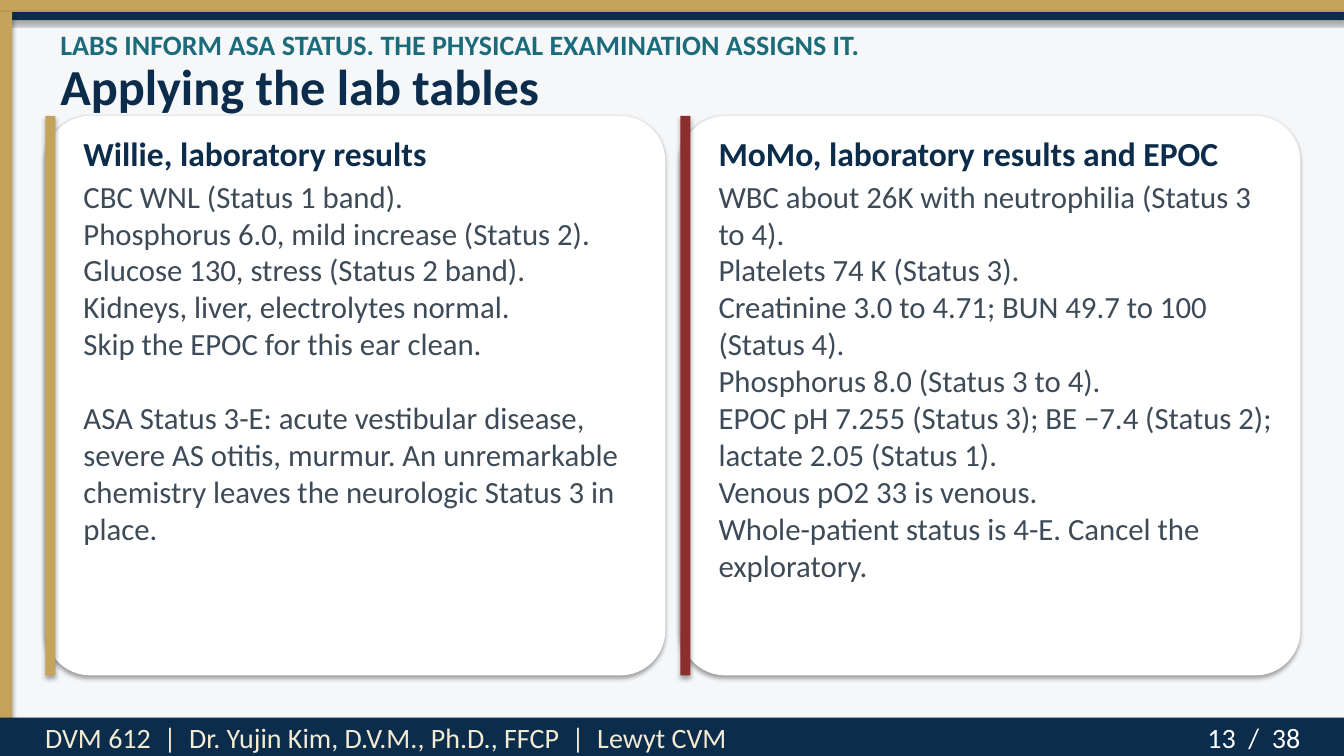
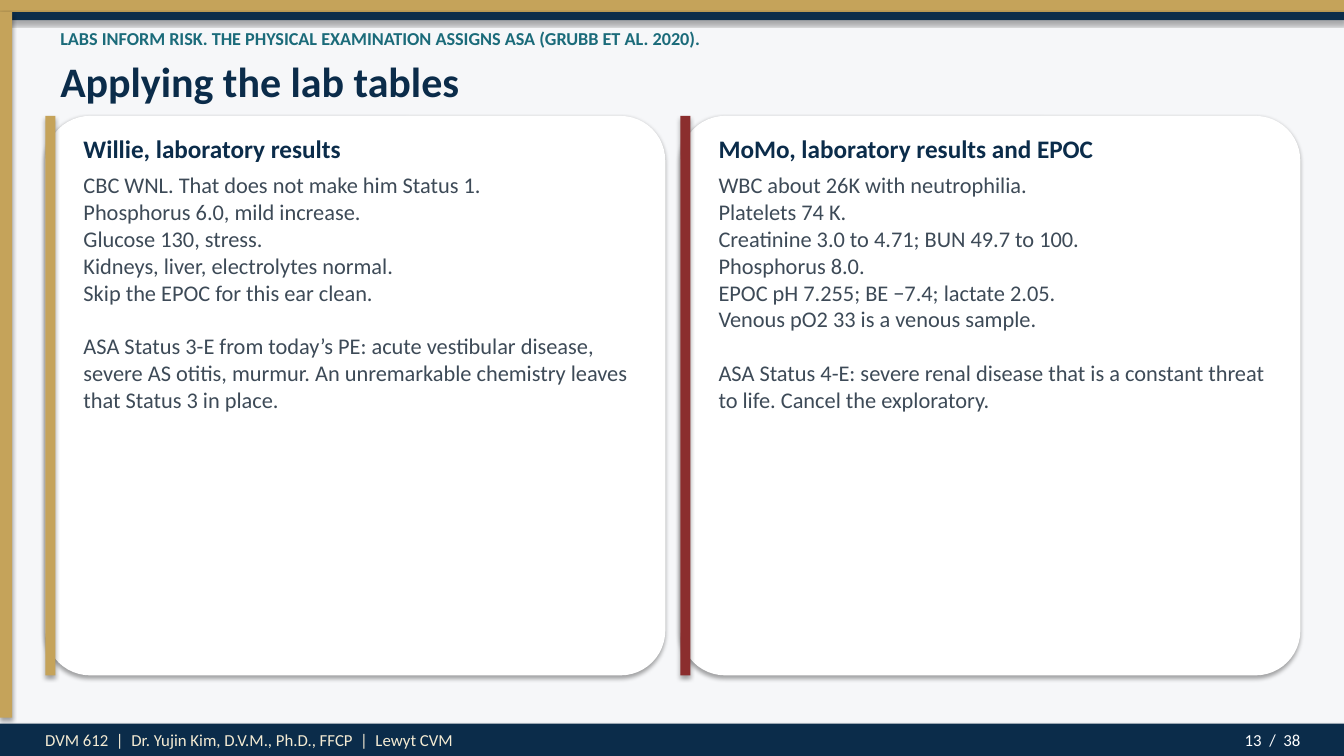
Before and after one commit to drkimvet/happycare, a slide deck: slide 13 of lectures/DVM-612_Week4_Preop_PatientPrep_Postop.pptx. Drawn at 1344x756 pixels with LibreOffice and Linux fonts; fonts in the diff are those of the drawing. Boxes give left, top, right and bottom in pixels: in the first picture for what was removed or moved away, otherwise in the second. Text is boxed around its words. In the diff, an @@ line names an element or a change of style, - is before the commit and + after.

```diff
--- a/lectures/DVM-612_Week4_Preop_PatientPrep_Postop.pptx
+++ b/lectures/DVM-612_Week4_Preop_PatientPrep_Postop.pptx
@@ text "Applying the lab tables" at [60,67,459,104]: size 36 to 30 pt @@
@@ text at [60,31,700,48]: text changed; size 20 to 13 pt @@
-LABS INFORM ASA STATUS. THE PHYSICAL EXAMINATION ASSIGNS IT.
+LABS INFORM RISK. THE PHYSICAL EXAMINATION ASSIGNS ASA (GRUBB ET AL. 2020).
@@ text "Willie, laboratory results" at [83,140,341,162]: size 24 to 18 pt @@
@@ text "MoMo, laboratory results and EPOC" at [719,140,1093,162]: size 24 to 18 pt @@
@@ text at [83,177,627,412]: text changed; size 22 to 16 pt @@
-CBC WNL (Status 1 band).
-Phosphorus 6.0, mild increase (Status 2).
-Glucose 130, stress (Status 2 band).
-Kidneys, liver, electrolytes normal.
-Skip the EPOC for this ear clean.
-ASA Status 3-E: acute vestibular disease, severe AS otitis, murmur. An unremarkable chemistry leaves the neurologic Status 3 in place.
+CBC WNL. That does not make him Status 1.
+Phosphorus 6.0, mild increase.
+Glucose 130, stress.
+Kidneys, liver, electrolytes normal.
+Skip the EPOC for this ear clean.
+ASA Status 3-E from today’s PE: acute vestibular disease, severe AS otitis, murmur. An unremarkable chemistry leaves that Status 3 in place.
@@ text at [719,177,1264,412]: text changed; size 22 to 16 pt @@
-WBC about 26K with neutrophilia (Status 3 to 4).
-Platelets 74 K (Status 3).
-Creatinine 3.0 to 4.71; BUN 49.7 to 100 (Status 4).
-Phosphorus 8.0 (Status 3 to 4).
-EPOC pH 7.255 (Status 3); BE −7.4 (Status 2); lactate 2.05 (Status 1).
-Venous pO2 33 is venous.
-Whole-patient status is 4-E. Cancel the exploratory.
+WBC about 26K with neutrophilia.
+Platelets 74 K.
+Creatinine 3.0 to 4.71; BUN 49.7 to 100.
+Phosphorus 8.0.
+EPOC pH 7.255; BE −7.4; lactate 2.05.
+Venous pO2 33 is a venous sample.
+ASA Status 4-E: severe renal disease that is a constant threat to life. Cancel the exploratory.
@@ rectangle: place and size @@
-rectangle at [0,718,1344,756]
+rectangle at [0,724,1344,756]
@@ text "DVM 612 | Dr. Yujin ..." at [45,734,453,749]: size 20 to 12 pt @@
@@ text "13 / 38" at [1245,734,1300,746]: size 20 to 12 pt @@
```
Also in this commit, not shown: 37 other slides changed, 2 other files.
